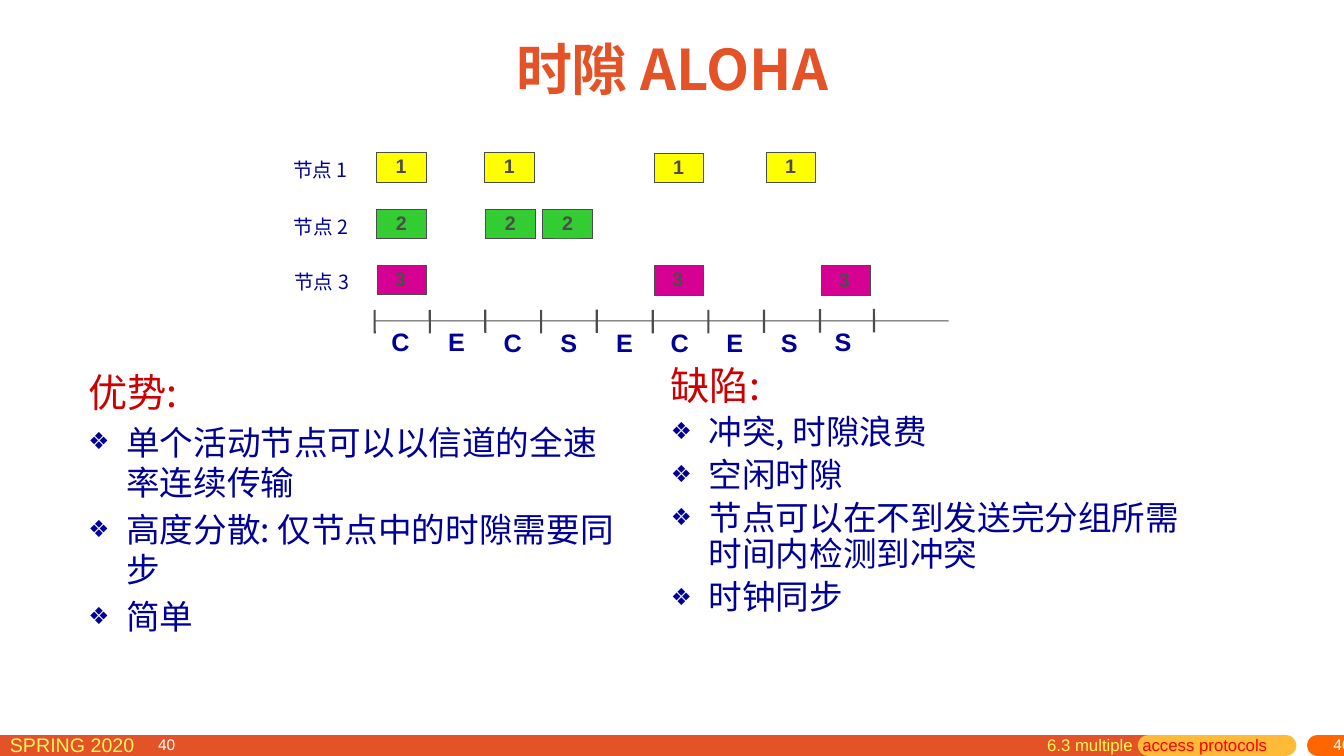
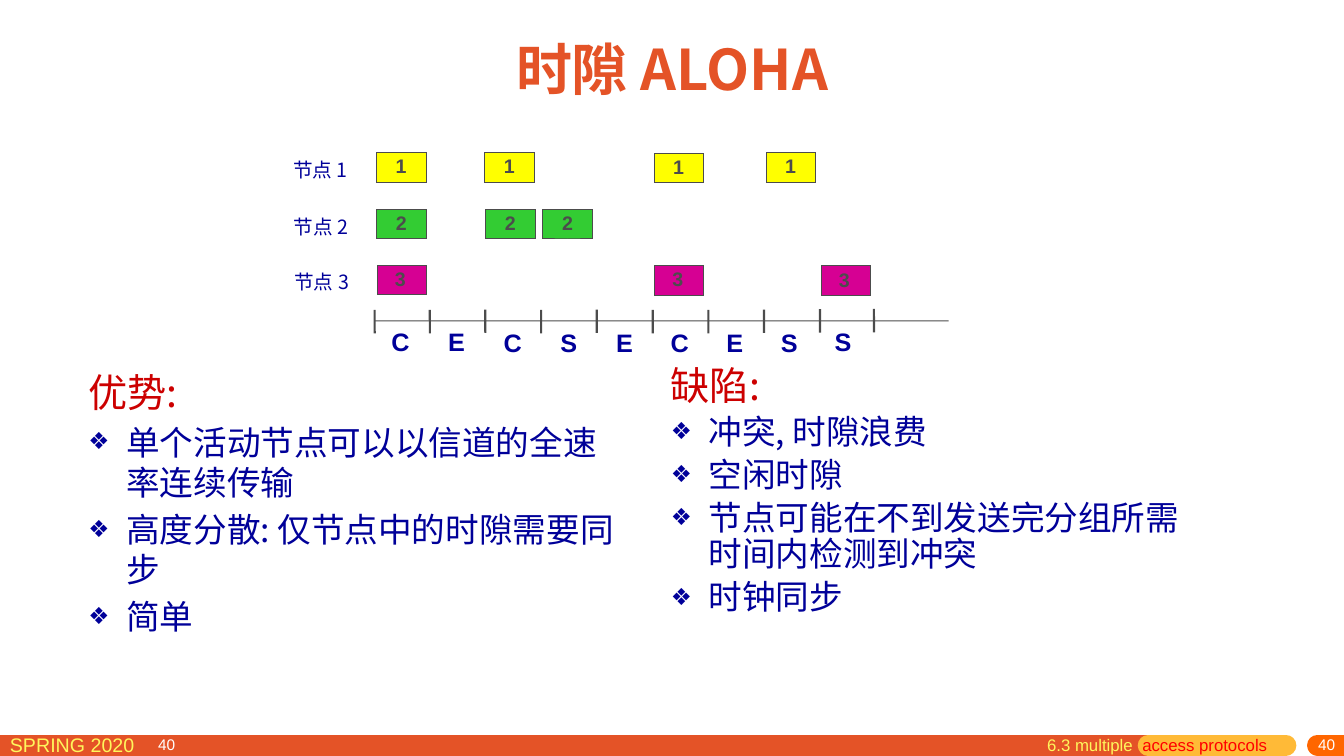
Before and after one commit to network-distributed/presentations, a slide deck: slide 40 of chapter6_cn.pptx. Drawn at 1344x756 pixels with LibreOffice and Linux fonts; fonts in the diff are those of the drawing. Boxes give left, top, right and bottom in pixels: in the first picture for what was removed or moved away, otherwise in the second. Text is boxed around its words. In the diff, an @@ line names an element or a change of style, - is before the commit and + after.

```diff
--- a/chapter6_cn.pptx
+++ b/chapter6_cn.pptx
@@ text at (x1=709, y1=501, x2=1179, y2=569): text changed @@
-❖ 节点可以在不到发送完分组所需时间内检测到冲突
+❖ 节点可能在不到发送完分组所需时间内检测到冲突
@@ page number rewrapped from (x1=1100, y1=738, x2=1344, y2=756) to (x1=1085, y1=738, x2=1344, y2=756) @@
```
Also in this commit, not shown: 110 other slides changed, 6 slides added, 7 slides removed, 1 other file.
